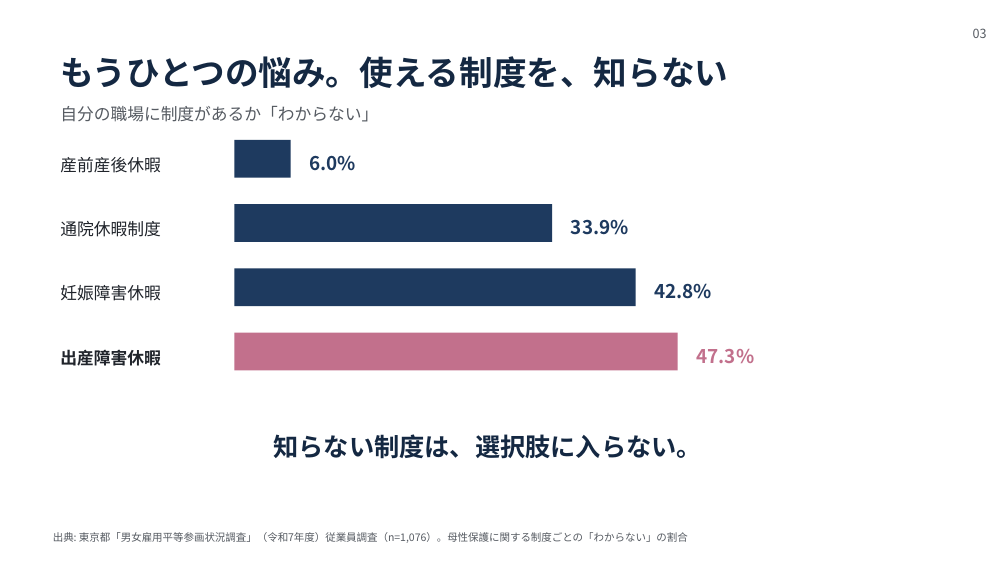
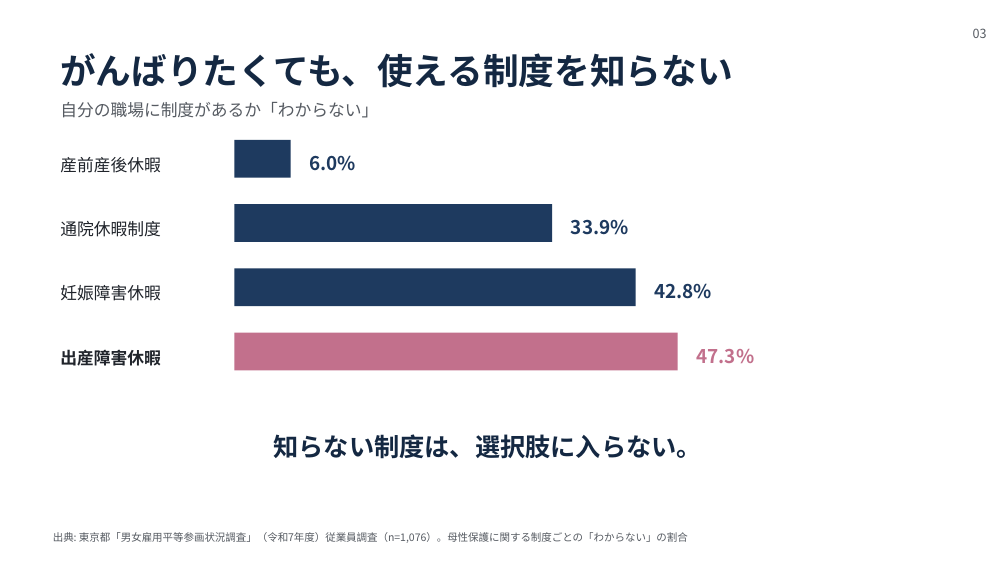
Before and after one commit to vdnih/life-compass-tokyo, a slide deck: slide 3 of docs/hackathon/slides/lifecompass-slides.pptx. Drawn at 1008x567 pixels with LibreOffice and Linux fonts; fonts in the diff are those of the drawing. Boxes give left, top, right and bottom in pixels: in the first picture for what was removed or moved away, otherwise in the second. Text is boxed around its words. In the diff, an @@ line names an element or a change of style, - is before the commit and + after.

Commit message:
docs: 課題スライドの見出しを「彼女」主語に戻す
課題①の見出しを「『女性は家庭の方が向いている』と言われる」としたことで、
全体メッセージの起点である「家庭もキャリアも全力でがんばりたい女性がいる」が
スライドの面から消え、口頭の1節にしか残っていなかった。

見出しの主語を彼女に戻し、課題2枚を一続きの文として読ませる:
- 課題①「家庭もキャリアも、全力でがんばりたい」
  ＋サブ「——でも、周りは『女性は家庭の方が向いている』と言う」
- 課題②「がんばりたくても、使える制度を知らない」

見出しだけを通しで読んだとき彼女を主語にした物語として読めることを、
制作ルールと最終確認のチェック項目に追加した。

台本もスライドのサブ見出しを読み上げない形に直し、625字（標準ペースで
約1分53秒）を維持している。

Refs: PDR-011

```diff
--- a/docs/hackathon/slides/lifecompass-slides.pptx
+++ b/docs/hackathon/slides/lifecompass-slides.pptx
@@ text at [60, 53, 732, 88]: text changed; size 32 to 34 pt @@
-もうひとつの悩み。使える制度を、知らない
+がんばりたくても、使える制度を知らない
@@ text "自分の職場に制度があるか「わからない」": place and size @@
-text "自分の職場に制度があるか「わからない」" at [60, 106, 378, 122]
+text "自分の職場に制度があるか「わからない」" at [60, 102, 378, 118]
```
Also in this commit, not shown: 1 other slide changed, 4 other files.
